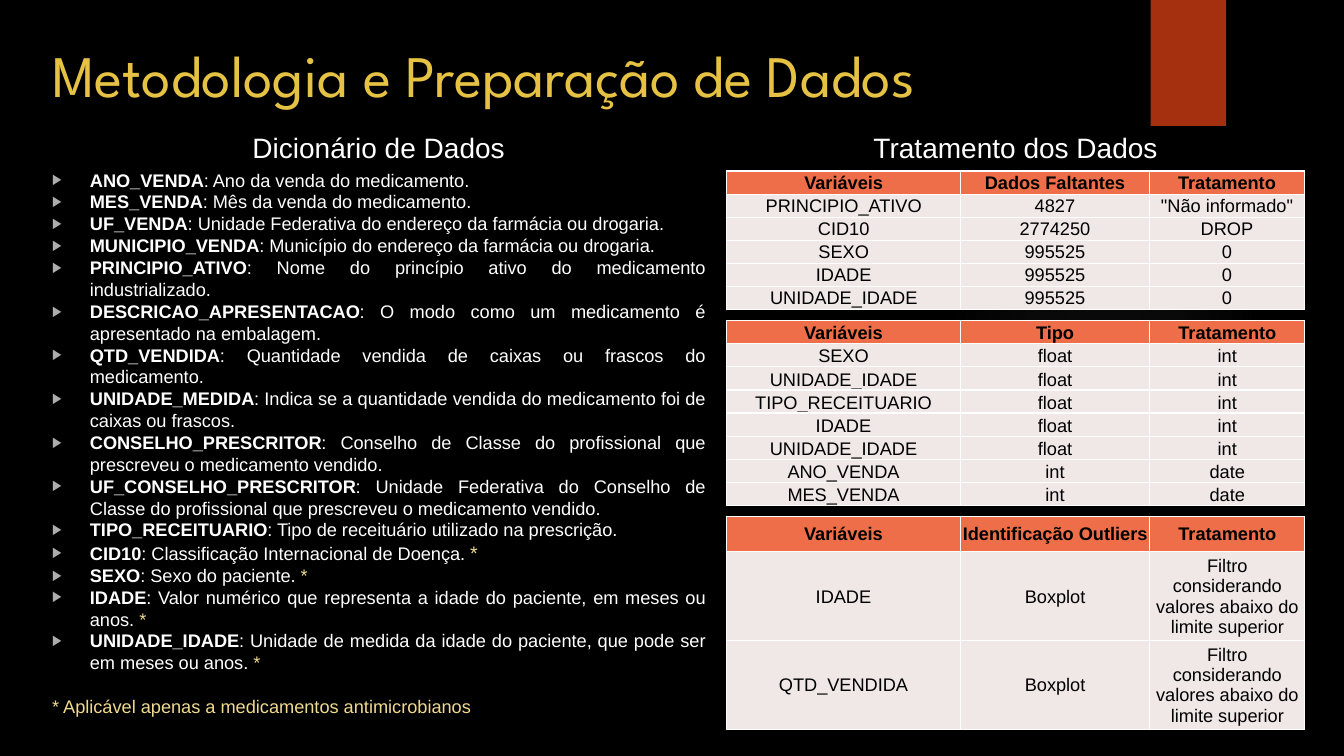
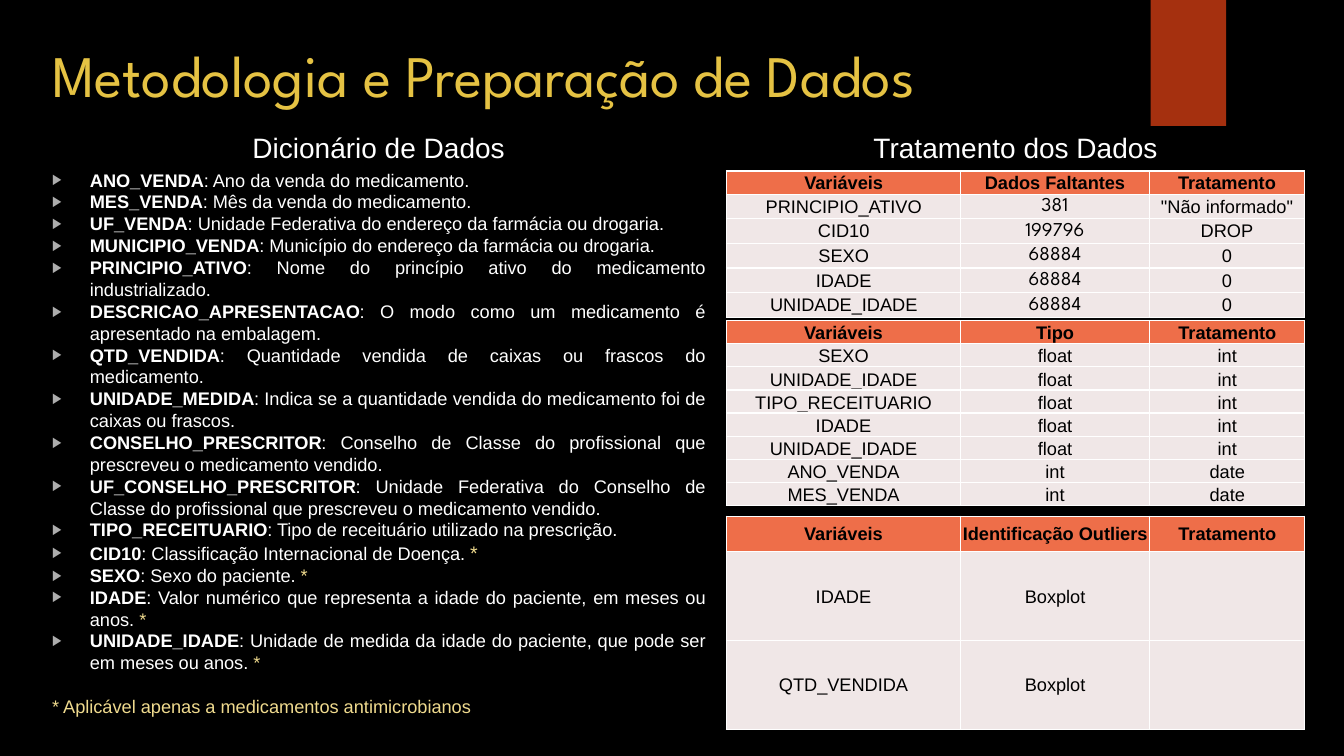
Before and after one commit to liliansom/med_ind, a slide deck: slide 2 of Analise de Vendas Farmaceuticas.pptx. Drawn at 1344x756 pixels with LibreOffice and Linux fonts; fonts in the diff are those of the drawing; background and template pictures are left out. Boxes give left, top, right and bottom in pixels: in the first picture for what was removed or moved away, otherwise in the second. Text is boxed around its words. In the diff, an @@ line names an element or a change of style, - is before the commit and + after.

Commit message:
ajuste dos dados do ppt
após correção do filtro de outliers

```diff
--- a/Analise de Vendas Farmaceuticas.pptx
+++ b/Analise de Vendas Farmaceuticas.pptx
@@ table at <box>727,171,1305,319</box> @@
-row 2, column 2: 4827
+row 2, column 2: 381
-row 3, column 2: 2774250
+row 3, column 2: 199796
-row 4, column 2: 995525
+row 4, column 2: 68884
-row 5, column 2: 995525
+row 5, column 2: 68884
-row 6, column 2: 995525
+row 6, column 2: 68884
@@ table at <box>727,516,1306,729</box> @@
-row 2, column 3: Filtro considerando valores abaixo do limite superior
+row 2, column 3: 
-row 3, column 3: Filtro considerando valores abaixo do limite superior
+row 3, column 3: 
```
Also in this commit, not shown: 3 other slides changed, 1 other file.
